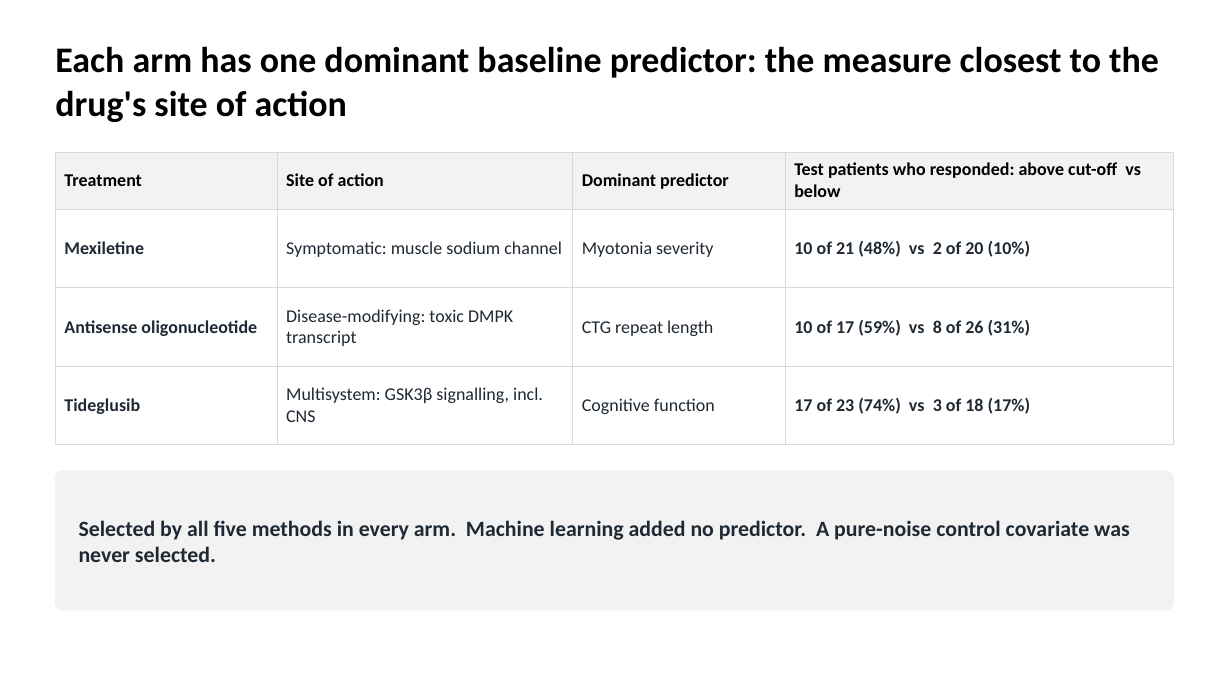
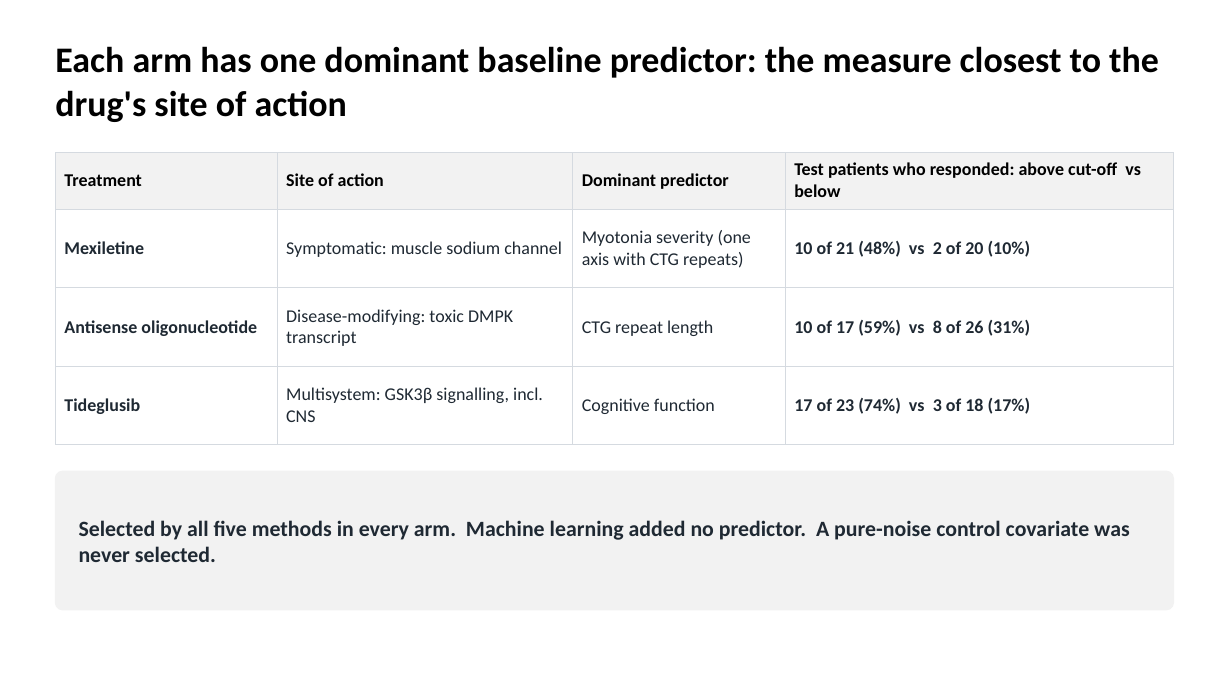
Before and after one commit to euibeom135-cell/acop2026-hackathon-team1, a slide deck: slide 2 of slides/Team1_DM1_slides.pptx. Drawn at 1232x693 pixels with LibreOffice and Linux fonts; fonts in the diff are those of the drawing. Boxes give left, top, right and bottom in pixels: in the first picture for what was removed or moved away, otherwise in the second. Text is boxed around its words. In the diff, an @@ line names an element or a change of style, - is before the commit and + after.

```diff
--- a/slides/Team1_DM1_slides.pptx
+++ b/slides/Team1_DM1_slides.pptx
@@ table at box(55, 152, 1174, 445) @@
-row 2, column 3: Myotonia severity
+row 2, column 3: Myotonia severity (one axis with CTG repeats)
```
Also in this commit, not shown: 2 other slides changed, 1 other file.
